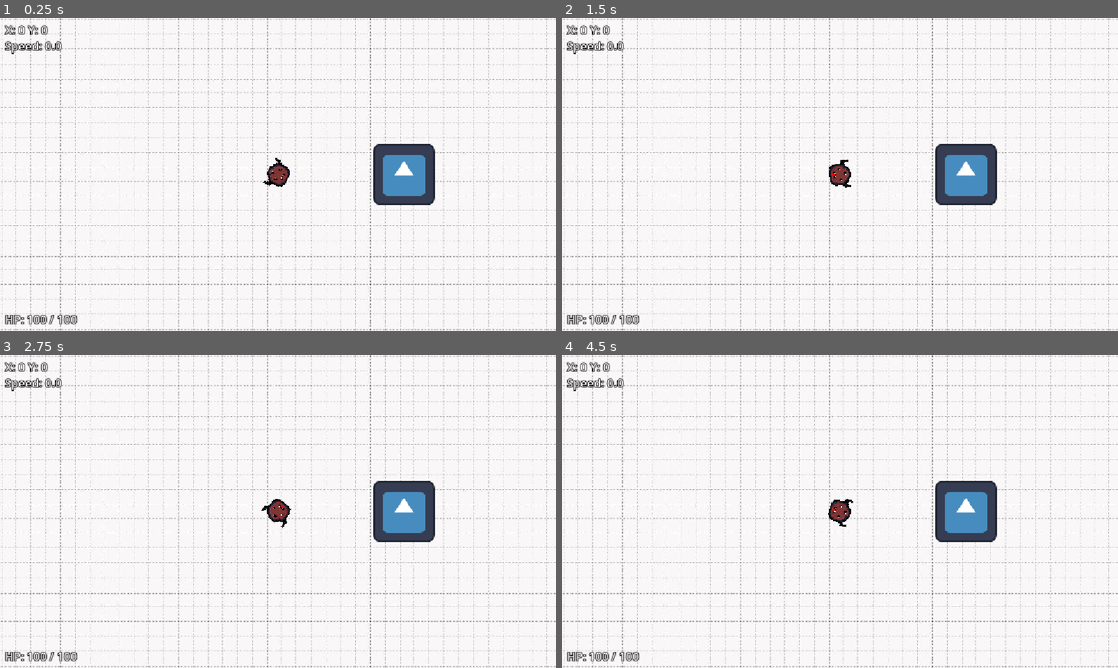
Above: before the commit, frames 1-4 (two rows, left to right).
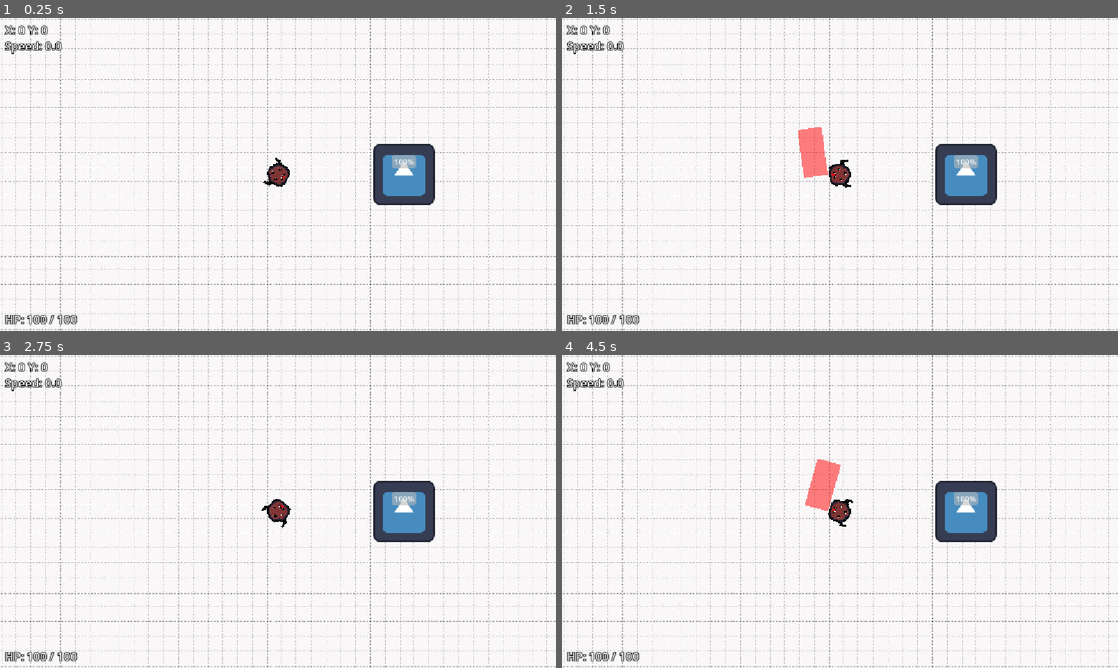
Above: after the commit, the same moments.

Repository: tethranialn/Wheel-scroller
Game: Godot game, scene res://Level.tscn
Same seed, same stepped clock (60 frames per second), same inputs: the game is played once before the commit and once after it. The project has no main scene, so this scene is started directly. The engine's default icon, where the game draws it, is replaced by a stand-in: a white triangle on a blue panel in a dark square.
Inputs (mouse positions are in pixels of both pictures, inside the frame that each line leads up to):
- Up to frame 1 (0.25 s): no input
- Up to frame 2 (1.5 s): tap Enter at 0.5 s; move the mouse to (962, 158) at 0.52 s; click (962, 158) at 0.67 s; tap Space at 1.25 s; move the mouse to (728, 190) at 1.27 s; click (728, 190) at 1.42 s
- Up to frame 3 (2.75 s): tap Enter at 2 s; move the mouse to (333, 442) at 2.02 s; click (333, 442) at 2.17 s
- Up to frame 4 (4.5 s): tap Space at 2.75, 4.25 s; move the mouse to (812, 574) at 2.77 s; click (812, 574) at 2.92 s; tap Enter at 3.5 s; move the mouse to (1006, 558) at 3.52 s; click (1006, 558) at 3.67 s; move the mouse to (673, 464) at 4.27 s; click (673, 464) at 4.42 s

The runs differ from the first frame. In frame 1, 0.2% of the frame differs, in the area x 70-75%, y 43-48%; in frame 2, 0.8%, in the area x 42-75%, y 34-52%; in frame 3, 0.2%; in frame 4, 0.8%.

Commit message:
Урон врагу только внутри него

Diff:
--- a/новый-игровой-проект/enemy.gd
+++ b/новый-игровой-проект/enemy.gd
@@ -1,11 +1,34 @@
 extends Area2D
 
 @export var damage_amount: float = 10.0
+@export var max_health: float = 50.0
+var current_health: float = 50.0
+
+var health_bar: ProgressBar
 
 func _ready() -> void:
-	body_entered.connect(_on_body_entered)
+	current_health = max_health
+	create_health_bar()
+	collision_layer = 1
+	collision_mask = 0
+	add_to_group("enemies")
 
+func take_damage(amount: float) -> void:
+	print("Enemy took damage: ", amount)
+	current_health -= amount
+	if current_health <= 0:
+		queue_free()
+	else:
+		update_health_bar()
 
-func _on_body_entered(body: Node) -> void:
-	if body.has_method("take_damage"):
-		body.take_damage(damage_amount)
+func create_health_bar() -> void:
+	health_bar = ProgressBar.new()
+	health_bar.max_value = max_health
+	health_bar.value = current_health
+	health_bar.size = Vector2(50, 10)
+	health_bar.position = Vector2(-25, -40)
+	add_child(health_bar)
+
+func update_health_bar() -> void:
+	if health_bar:
+		health_bar.value = current_health
--- a/новый-игровой-проект/enemy.tscn
+++ b/новый-игровой-проект/enemy.tscn
@@ -16,8 +16,7 @@
 
 [sub_resource type="CircleShape2D" id="CircleShape2D_4gyqm"]
 
-[node name="Enemy" type="Area2D" unique_id=1532222049]
-collision_layer = 2
+[node name="Enemy" type="Area2D" unique_id=1003506926]
 script = ExtResource("1_4gyqm")
 
 [node name="AnimatedSprite2D" type="AnimatedSprite2D" parent="." unique_id=965198868]
--- a/новый-игровой-проект/player.gd
+++ b/новый-игровой-проект/player.gd
@@ -23,6 +23,11 @@
 var blink_timer: float = 0.0
 var original_modulate: Color = Color.WHITE
 
+@export var attack_damage: float = 25.0
+@export var attack_range: float = 100.0
+@export var attack_width: float = 50.0
+@export var damage_amount: float = 10.0
+
 var target_velocity: Vector2 = Vector2.ZERO
 var wheel_timer: float = 0.0
 var boost_active: bool = false
@@ -37,40 +42,43 @@
 	update_health_display()
 	original_modulate = animated_sprite.modulate
 
-func _unhandled_input(event: InputEvent) -> void:
+func _input(event: InputEvent) -> void:
 	if event is InputEventMouseButton:
-		var mouse_pos := get_global_mouse_position()
-		var direction := (mouse_pos - global_position).normalized()
-
-		if event.button_index == MOUSE_BUTTON_WHEEL_UP:
+		var mouse_pos: Vector2 = get_global_mouse_position()
+		var direction: Vector2 = (mouse_pos - global_position).normalized()
+
+		if event.button_index == MOUSE_BUTTON_WHEEL_UP and event.pressed:
 			target_velocity = direction * scroll_speed
 			wheel_timer = wheel_window_time
 			get_viewport().set_input_as_handled()
-		elif event.button_index == MOUSE_BUTTON_WHEEL_DOWN:
+		elif event.button_index == MOUSE_BUTTON_WHEEL_DOWN and event.pressed:
 			target_velocity = -direction * scroll_speed * reverse_speed_ratio
 			wheel_timer = wheel_window_time
 			get_viewport().set_input_as_handled()
+		elif event.button_index == MOUSE_BUTTON_LEFT and event.pressed:
+			perform_attack()
+			get_viewport().set_input_as_handled()
 
 func _physics_process(delta: float) -> void:
-	var mouse_pos := get_global_mouse_position()
-	var look_direction := (mouse_pos - global_position).normalized()
+	var mouse_pos: Vector2 = get_global_mouse_position()
+	var look_direction: Vector2 = (mouse_pos - global_position).normalized()
 	animated_sprite.rotation = look_direction.angle() - deg_to_rad(90)
 
 	update_invincibility(delta)
 
 	if wheel_timer > 0.0:
 		var accel: float
-		var current_target := target_velocity
-
-		var moving_opposite := velocity.dot(current_target) < 0.0
-		var is_braking_forward := target_velocity.length_squared() > 0.0 and moving_opposite and velocity.length() > 10.0
+		var current_target: Vector2 = target_velocity
+
+		var moving_opposite: bool = velocity.dot(current_target) < 0.0
+		var is_braking_forward: bool = target_velocity.length_squared() > 0.0 and moving_opposite and velocity.length() > 10.0
 
 		if current_target.length_squared() < 0.1:
 			accel = brake_strength
 		elif is_braking_forward:
 			accel = brake_strength
 		else:
-			var below_boost_threshold := velocity.length() < current_target.length() * boost_until_ratio
+			var below_boost_threshold: bool = velocity.length() < current_target.length() * boost_until_ratio
 
 			if moving_opposite:
 				boost_active = true
@@ -94,7 +102,9 @@
 
 	move_and_slide()
 
-	var current_speed := velocity.length()
+	check_enemy_collisions()
+
+	var current_speed: float = velocity.length()
 	speed_label.text = "Speed: %.1f" % current_speed
 	coordinates_label.text = "X: %.0f Y: %.0f" % [global_position.x, global_position.y]
 
@@ -104,6 +114,44 @@
 	elif not is_invincible:
 		animated_sprite.modulate = original_modulate
 
+func check_enemy_collisions() -> void:
+	var all_enemies: Array = get_tree().get_nodes_in_group("enemies")
+	for enemy in all_enemies:
+		if enemy is Area2D:
+			var distance: float = global_position.distance_to(enemy.global_position)
+			var combined_radius: float = 20.0
+			if distance < combined_radius:
+				if not is_invincible:
+					take_damage(damage_amount)
+
+func perform_attack() -> void:
+	var mouse_pos: Vector2 = get_global_mouse_position()
+	var attack_direction: Vector2 = (mouse_pos - global_position).normalized()
+	var attack_start: Vector2 = global_position
+
+	var rect := ColorRect.new()
+	rect.size = Vector2(attack_width, attack_range)
+	rect.color = Color(1, 0, 0, 0.5)
+	var rect_pos: Vector2 = attack_start - Vector2(attack_width / 2, 0)
+	rect.position = rect_pos
+	rect.rotation = attack_direction.angle()
+
+	get_tree().root.add_child(rect)
+	await get_tree().create_timer(0.1).timeout
+	rect.queue_free()
+
+	var all_enemies: Array = get_tree().get_nodes_in_group("enemies")
+	for enemy in all_enemies:
+		if enemy is Area2D:
+			var enemy_pos: Vector2 = enemy.global_position
+			var to_enemy: Vector2 = enemy_pos - attack_start
+			var projection_length: float = to_enemy.dot(attack_direction)
+
+			if projection_length > 0 and projection_length <= attack_range:
+				var perpendicular: Vector2 = to_enemy - attack_direction * projection_length
+				if perpendicular.length() <= attack_width / 2:
+					enemy.take_damage(attack_damage)
+
 func take_damage(amount: float) -> void:
 	if is_invincible:
 		return
@@ -112,6 +160,7 @@
 		return
 
 	current_health -= amount
+	print("Player took damage: ", amount, " HP: ", current_health)
 	if current_health <= 0:
 		current_health = 0
 		die()
